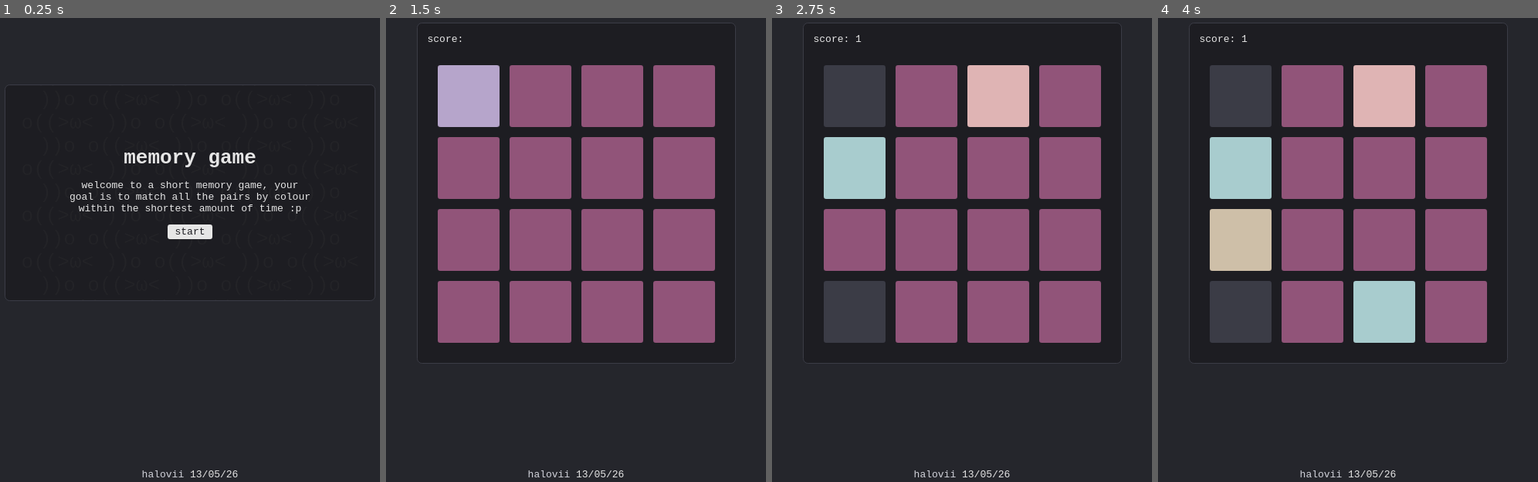
Above: before the commit, frames 1-4 (left to right).
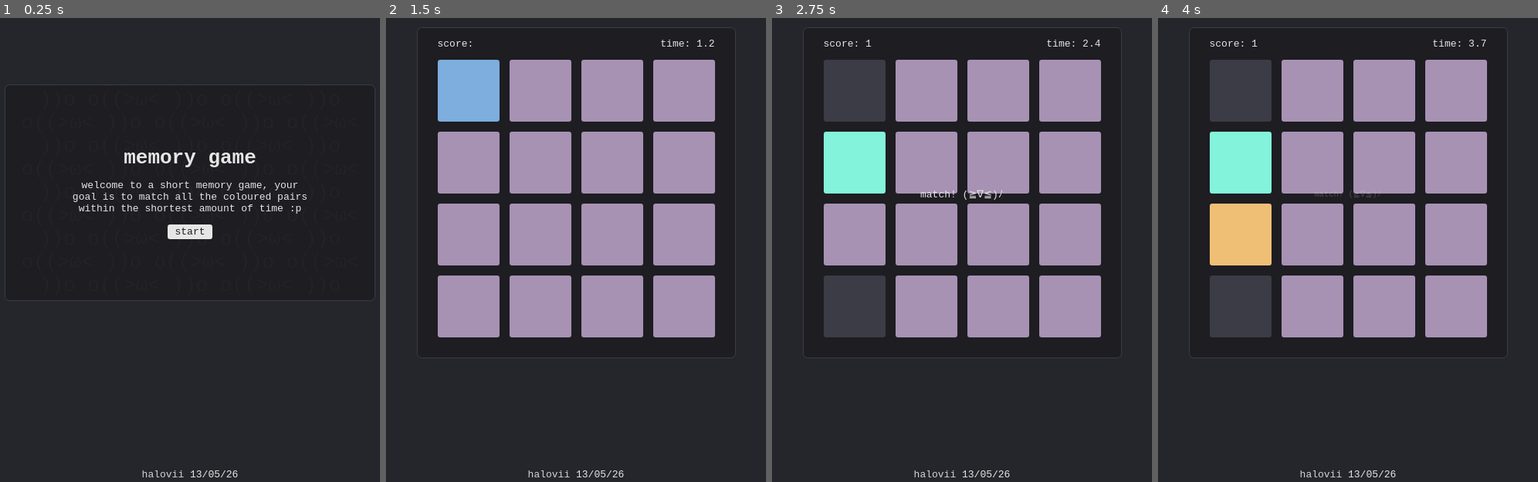
Above: after the commit, the same moments.

Repository: halovii/memory-game
Game: browser game, page index.html
The game is run twice, just before and just after one commit, with the same random seed, the same clock (stepped at 60 frames per second) and the same inputs.
Inputs (mouse positions are in pixels of both pictures, inside the frame that each line leads up to; where the layout moved, square brackets give the same spot in the first picture):
- Up to frame 1 (0.25 s): no input
- Up to frame 2 (1.5 s): click "start" at 0.27 s; click (469, 92) [469, 96] at 1.27 s
- Up to frame 3 (2.75 s): click (855, 305) [855, 310] at 1.87 s; click (1000, 92) [1000, 96] at 2.02 s; click (855, 161) [855, 166] at 2.47 s
- Up to frame 4 (4 s): click (1241, 236) [1241, 240] at 3.07 s; click (1386, 305) [1386, 310] at 3.67 s

The runs differ from the first frame. In frame 1, 0.5% of the frame differs, in the area x 18-82%, y 37-40%; in frame 2, 38%, in the area x 8-93%, y 1-75%; in frame 3, 34%; in frame 4, 34%.

Commit message:
finish functionality! update readme, improvements optional

Diff:
--- a/index.html
+++ b/index.html
@@ -13,7 +13,7 @@
         <!-- onboarding card ui -->
         <div class="onboarding card">
             <h1 class="title">memory game</h1>
-            <p class="info-text">welcome to a short memory game, your goal is to match all the pairs by colour within the shortest amount of time :p</p>
+            <p class="info-text">welcome to a short memory game, your goal is to match all the coloured pairs within the shortest amount of time :p</p>
             <button class="start-btn">start</button>
         </div>
 
@@ -21,9 +21,13 @@
         <div class="playing card">
             <div class="pc-header">
                 <p class="score-label">score: </p>
+                <p class="timer-label">time: </p>
             </div>
             <div class="grid-container">
                 <!-- grid items here -->
+            </div>
+            <div class="match-popup">
+                <p>match! (≧∇≦)ﾉ</p>
             </div>
         </div>
 
--- a/script.js
+++ b/script.js
@@ -8,9 +8,22 @@
 const playing = document.querySelector('.playing');
 const finish = document.querySelector('.finish');
 
+const pcHeader = document.querySelector('.pc-header');
+pcHeader.classList.add('hide');
+
+// timer
+let startTime;
+let timerInterval;
+let finalTime;
+const fcTimeLabel = document.querySelector('.fc-time-label');
+
 // grid
 const gridContainer = document.querySelector('.grid-container');
 let gridItemsArr = [];
+
+// hide match popup by default
+const matchPopup = document.querySelector('.match-popup');
+matchPopup.classList.add('hide');
 
 // finish pg
 const recordsDiv = document.querySelector('.records-div');
@@ -23,45 +36,36 @@
 
 // colour obj
 const colourObj = {
-    1: {colour: "#dfb4b4"},
-    2: {colour: "#cebfa8"},
-    3: {colour: "#cacea8"},
-    4: {colour: "#a5c294"},
-    5: {colour: "#a8ccce"},
-    6: {colour: "#b7a8ce"},
-    7: {colour: "#c2a8ce"},
-    8: {colour: "#cea8c1"},
-
-};
-
-
-
-// when document loads, call init function
+    1: {colour: "#eea6a6"},
+    2: {colour: "#f0bf76"},
+    3: {colour: "#e5ebb7"},
+    4: {colour: "#98e485"},
+    5: {colour: "#83f3db"},
+    6: {colour: "#7cafdf"},
+    7: {colour: "#b19de9"},
+    8: {colour: "#d892c6"},
+};
+
+
+// when pg loads, call init function
 document.addEventListener('DOMContentLoaded', init);
 
-
+// initialise start, event delegation, listen for btn clicks
 function init() {
-    console.log("DB: init()");
-
-    // event delegation, listen for btn clicks
     buttons.forEach(btn => {
         btn.addEventListener('click', () => {
-            console.log(btn.className, "clicked"); // debug
-
             if (btn.className === "start-btn") {
                 togglePlaying();
-            }
-
+            };
             if (btn.className === "restart-btn") {
                 reset();
-            }
+            };
         });
     });
 };
 
 function shuffleArr(array) {
     //? fisher yates randomise order method :p
-    console.log("DB: shuffleArr()");
     for (let j = array.length - 1; j > 0; j--) {
         const k = Math.floor(Math.random() * (j + 1));
         [array[j], array[k]] = [array[k], array[j]];
@@ -72,11 +76,10 @@
 
 
 function togglePlaying() {
-    console.log("DB: togglePlaying()");
-
-    // show/hide screens
+    // show/hide screens, add score and timer labels
     onboarding.classList.add('hide');
     playing.classList.remove('hide');
+    pcHeader.classList.remove('hide');
 
     let score = 0;
     let values = [];
@@ -98,40 +101,61 @@
         gridContainer.appendChild(gridItem);
         gridItemsArr.push(gridItem); //? use to reset board, check cards, etc
 
-
-        // for debug, add nums to grid items
-        // const p = document.createElement('p');
-        // p.textContent = num;
-        // gridItem.appendChild(p);
-    });
-
+    });
+
+    // start timer
+    startTimer();
+    // call functionality
     flipFunctionality();
 };
 
 
 
 function updateScore(score) {
-    // console.log("DB updateScore()"); // debug
     const scoreLabel = document.querySelector('.score-label');
     scoreLabel.textContent = `score: ${score}`
 };
 
+// timer
+function startTimer() {
+    startTime = Date.now();
+    timerInterval = setInterval(updateTimer, 100);
+};
+
+function updateTimer() {
+    const elapsed = Date.now() - startTime;
+    const secs = (elapsed / 1000).toFixed(1);
+
+    const timerLabel = document.querySelector('.timer-label');
+    timerLabel.textContent = `time: ${secs}`;
+
+    finalTime = timerLabel.textContent;
+};
+
+function stopTimer() {
+    clearInterval(timerInterval);
+};
+
 function checkScore(score) {
-    console.log("DB: checkScore()");
     if (score === 8) {
-        console.log("all cards flipped :p");
-        toggleFinish();
+        stopTimer(); // stop timer
+
+        // wait .4s before toggling finish pg
+        setTimeout(() => {
+            toggleFinish();
+        }, 400);
     };
 };
 
 function toggleFinish() {
-    console.log("DB: toggleFinish()");
+    // hide other screens/ show finish screen
     playing.classList.add('hide');
     finish.classList.remove('hide');
+    // update time label
+    fcTimeLabel.textContent = finalTime;
 };
 
 function reset() {
-    console.log("DB: reset()");
     gridItemsArr = [];
 
     // toggle screens
@@ -141,25 +165,9 @@
     gridContainer.replaceChildren = "";
 }
 
-// function updateCardsColour(gridItems) {
-//     gridItems.forEach(item => {
-//         // default card bg
-//         item.style.backgroundColor = "#915479";
-
-//         // if card is flipped, show dif colour
-//         if (item.classList.contains('flipped')) {
-//             const num = item.dataset.dataNum;
-//             const colour = colourObj[num].colour
-//             console.log(colour);
-//             item.style.backgroundColor = colour;
-//         }
-//     });
-// }
-
 
 
 function flipFunctionality() {
-    console.log("DB: flipFunctionality()"); // debug
     let currFlippedNums = [];
     let currFlipped = [];
     let allFlippedCards = [];
@@ -177,8 +185,12 @@
     });
 
 
+    let canClick = true;
+
     gridItems.forEach(item => {
         item.addEventListener('click', e => {
+            if (!canClick) return;
+
             // add dif colours to pairs
             const num = item.dataset.dataNum;
             const colour = colourObj[num].colour
@@ -187,30 +199,41 @@
             const targetItem = e.currentTarget;
 
             // prevent same card double click
-            if (targetItem === currFlipped[0]) {
-                return;
-            };
+            if (targetItem === currFlipped[0]) return;
 
             // add flipped css state to card
             targetItem.classList.add('flipped');
-
 
             // add datanum and card to arrays
             currFlippedNums.push(targetItem.dataset.dataNum);
             currFlipped.push(targetItem);
-            console.log("currently flipped nums: ", currFlippedNums); // debug
+            // console.log("currently flipped nums: ", currFlippedNums); // debug
 
             if (currFlipped.length === 2) {
-
+                canClick = false;
                 // check if cards match, if yes, yahoo, if no, baka!!!
                 if (currFlipped[0].dataset.dataNum === currFlipped[1].dataset.dataNum) {
 
-                    // debug log :p
                     console.log(`CARDS MATCH ☆*: .｡. o(≧▽≦)o .｡.:*☆ ${currFlippedNums[0], currFlippedNums[1]}`); // debug
 
-                    // add matched class and add cards to allFlippedCards
-                    currFlipped.forEach(card => card.classList.add('matched'));
-                    allFlippedCards.push(currFlipped[0], currFlipped[1]);
+                    // if cards match wait a tinsy before toggling matched state
+                    setTimeout(() => {
+                        // add matched class and add cards to allFlippedCards
+                        currFlipped.forEach(card => card.classList.add('matched'));
+                        allFlippedCards.push(currFlipped[0], currFlipped[1]);
+
+                        // do match popup animation
+                        matchPopup.classList.remove('hide');
+                        matchPopup.classList.add('animate');
+
+                        matchPopup.addEventListener('animationend', () =>{
+                            matchPopup.classList.remove('animate');
+                            matchPopup.classList.add('hide');
+                        })
+
+                        currFlipped = [];
+                        canClick = true;
+                    }, 400);
 
                     // inc score, update it and check if it was the final match
                     score += 1;
@@ -218,41 +241,33 @@
                     checkScore(score);
 
                 } else {
-                    console.log("DB: no match");
                     setTimeout(() => {
                         currFlipped.forEach(card =>
                             card.classList.remove('flipped')
                         );
                         currFlippedNums = [];
                         currFlipped = [];
+                        canClick = true;
 
                     }, 1000);
                 }
-                // // empty arrays
-                // currFlippedNums = [];
-                // currFlipped = [];
             }
         });
     });
 };
 
-//! double sides element
-// if flipped show:
-    // img/item/icon/colour something
-// if not (default unflipped) show
-    // cutie bg/gradient something
-
 
 //! to do
-// fix bug where u can click many times, curr flipped cards not being emptied me thinks, //? nope not that, something else
-// also maybe add a short delay when u get a match before toggling match css state, so user sees what colour matched
-// also maybe a cute popup text saying "match!" and disable any clicks anywhere while that text is up
+//* fix bug where u can click many times, curr flipped cards not being emptied me thinks, //? nope not that, something else
+//* also maybe add a short delay when u get a match before toggling match css state, so user sees what colour matched
+//* also maybe a cute popup text saying "match!"
+            //? disable any clicks anywhere while that text is up
 // add icon or something to cards
 //* flip animation?
-    //? fix issue where flip doesnt show on 2nd clicked card
+//*  fix issue where flip doesnt show on 2nd clicked card
 //* update instructions on onboarding pg
-// timer
-    // could also do timer in top right or something?? to show user
+//* timer
+    //* could also do timer in top right or something?? to show user
 // local storage record keeping
     // if doing local storage bob, add some input area for user's name :p
 
--- a/style.css
+++ b/style.css
@@ -21,15 +21,13 @@
     justify-content: center;
     align-items: center;
     padding: 1rem;
-    gap: 1rem;
+    /* gap: 1rem; */
     min-width: 460px;
     min-height: 280px;
     border: solid 1px #3b3c46;
     border-radius: 0.5rem;
     background-color: #d1d2da;  /* light */
     background-color: #1d1d22;  /* dark */
-    /* position: relative; */
-
 }
 button {
     all: unset;
@@ -49,6 +47,7 @@
     text-align: center;
 }
 .onboarding {
+    gap: 1rem;
     max-width: 40%;
     position: relative;
     overflow: hidden;
@@ -67,9 +66,14 @@
     max-width: 75%;
     padding: 1rem;
 }
+
 .pc-header {
+    display: flex;
+    justify-content: space-between;
+    padding: 0 1rem;
+    width: 100%;
     height: fit-content;
-    margin-right: auto;
+    /* margin-right: auto; */
 }
 .grid-container {
     display: grid;
@@ -82,22 +86,31 @@
 .grid-item {
     width: 80px;
     height: 80px;
-    background-color: #915479;
+    background-color: #a892b4;
     border-radius: 0.25rem;
     justify-self: center;
     transition: all 0.3s ease;
 }
+.match-popup {
+    position: absolute;
+    inset: 0;
+    place-self: center;
+}
 
 
 /* finish card */
 .finish.card {
     position: relative;
 }
+.fc-header, .restart-btn {
+    margin: 0.75rem;
+}
 .time-div {
     display: flex;
     flex-direction: column;
     justify-content: center;
     align-items: center;
+    gap: 0.25rem;
 }
 .records-div {
     display: flex;
@@ -180,3 +193,29 @@
 .disabled {
     pointer-events: none;
 }
+.animate {
+    animation-duration: 2s;
+    animation-name: popUp;
+    animation-timing-function: ease;
+}
+@keyframes popUp {
+    0% {
+        transform: scale(0.75);
+        opacity: 0;
+    }
+    25% {
+        transform: scale(1.0);
+        opacity: 1;
+    }
+    75% {
+        transform: scale(1.0);
+        opacity: 1;
+    }
+    100% {
+        transform: scale(0.75);
+        opacity: 0;
+    }
+}
+.pc-header.offset {
+    margin-right: auto;
+}
Binary file added: img/mg-finish.png
Binary file added: img/mg-flipped.png
Binary file added: img/mg-match.png
Binary file added: img/mg-playing.png
Binary file added: img/mg-start.png
